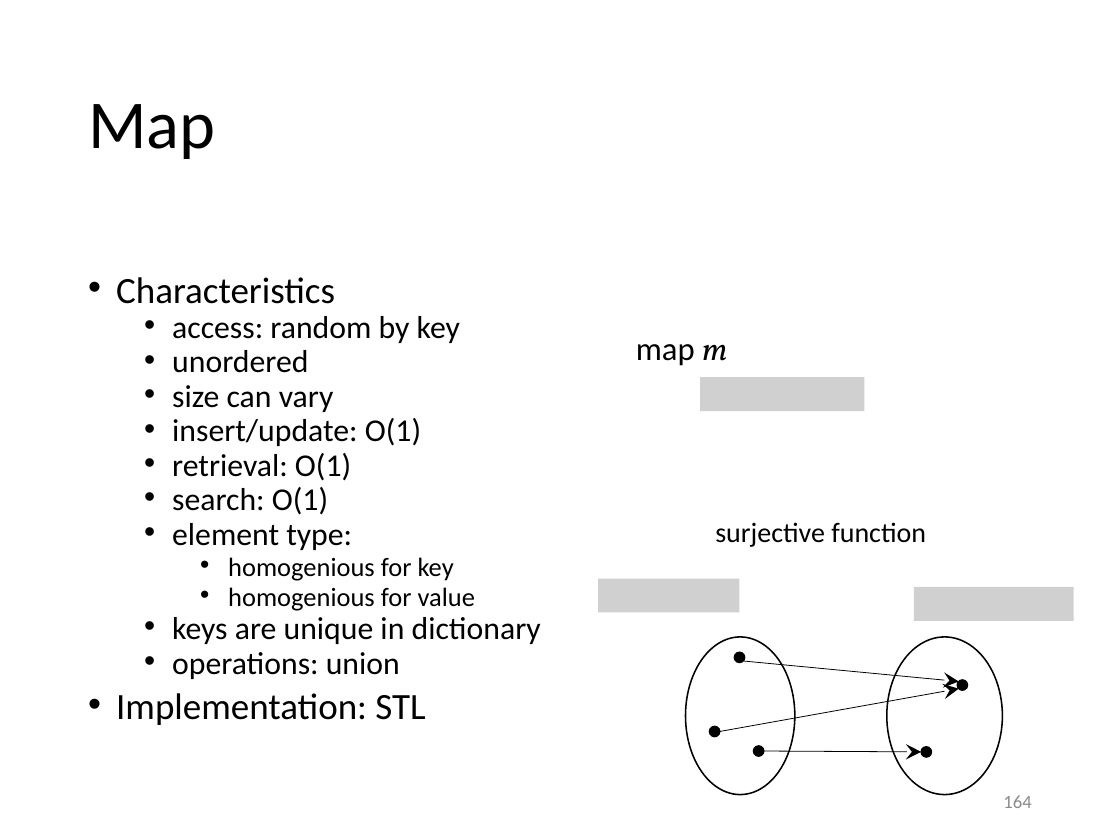
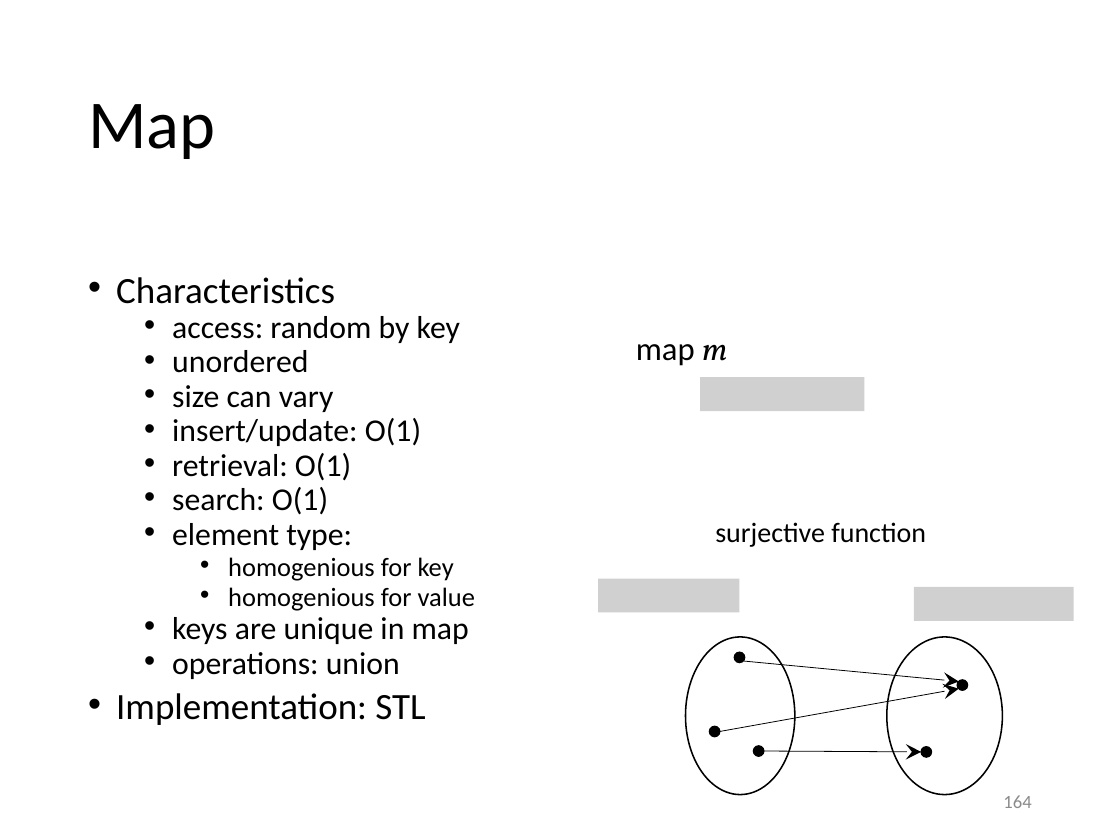
Before and after one commit to gjbex/Scientific-C-plus-plus, a slide deck: slide 164 of scientific_cpp.pptx. Drawn at 1120x840 pixels with LibreOffice and Linux fonts; fonts in the diff are those of the drawing; grey boxes stand for pictures. Boxes give left, top, right and bottom in pixels: in the first picture for what was removed or moved away, otherwise in the second. Text is boxed around its words. In the diff, an @@ line names an element or a change of style, - is before the commit and + after.

Commit message:
Fix terminology

```diff
--- a/scientific_cpp.pptx
+++ b/scientific_cpp.pptx
@@ text at box(172, 617, 469, 644): text changed @@
-  • keys are unique in dictionary
+  • keys are unique in map
```
